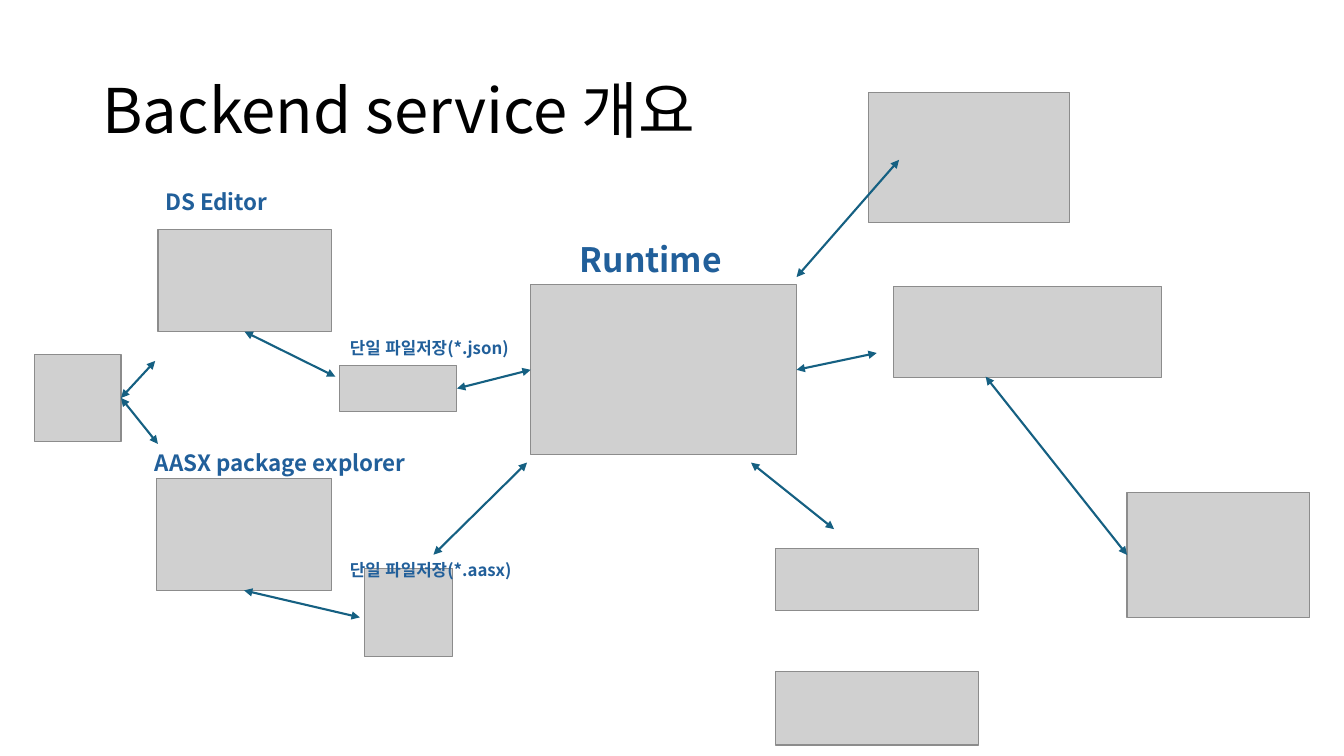
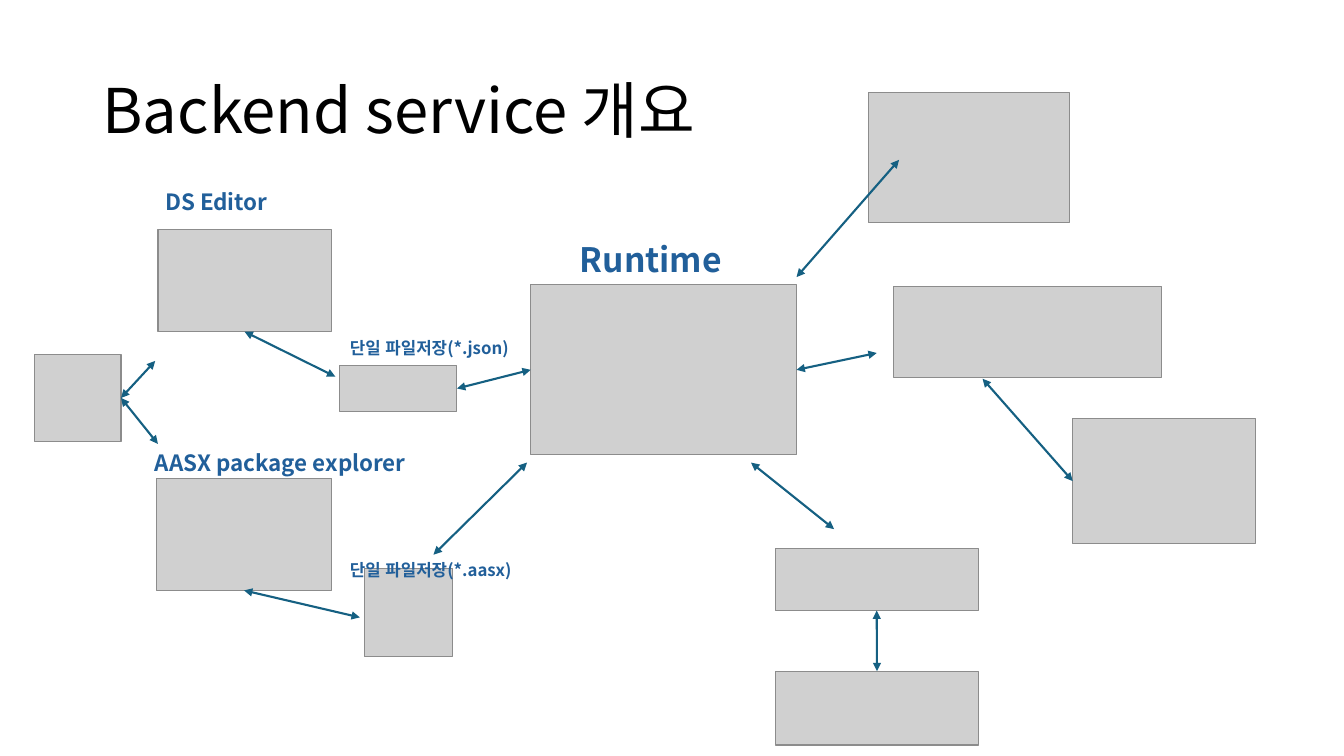
Before and after one commit to DualsoftDev/dsev2, a slide deck: slide 3 of docs/BackendServer.pptx. Drawn at 1344x756 pixels with LibreOffice and Linux fonts; fonts in the diff are those of the drawing; grey boxes stand for pictures. Boxes give left, top, right and bottom in pixels: in the first picture for what was removed or moved away, otherwise in the second. Text is boxed around its words. In the diff, an @@ line names an element or a change of style, - is before the commit and + after.

```diff
--- a/docs/BackendServer.pptx
+++ b/docs/BackendServer.pptx
@@ double arrow moved from (986, 377) - (1127, 556) to (983, 379) - (1073, 481) @@
@@ picture: place and size @@
-picture at [1127, 493, 1311, 618]
+picture at [1073, 418, 1256, 543]
@@ double arrow added from (877, 611) to (877, 671), #156082 1.5 pt @@
```
Also in this commit, not shown: 3 other slides changed.
